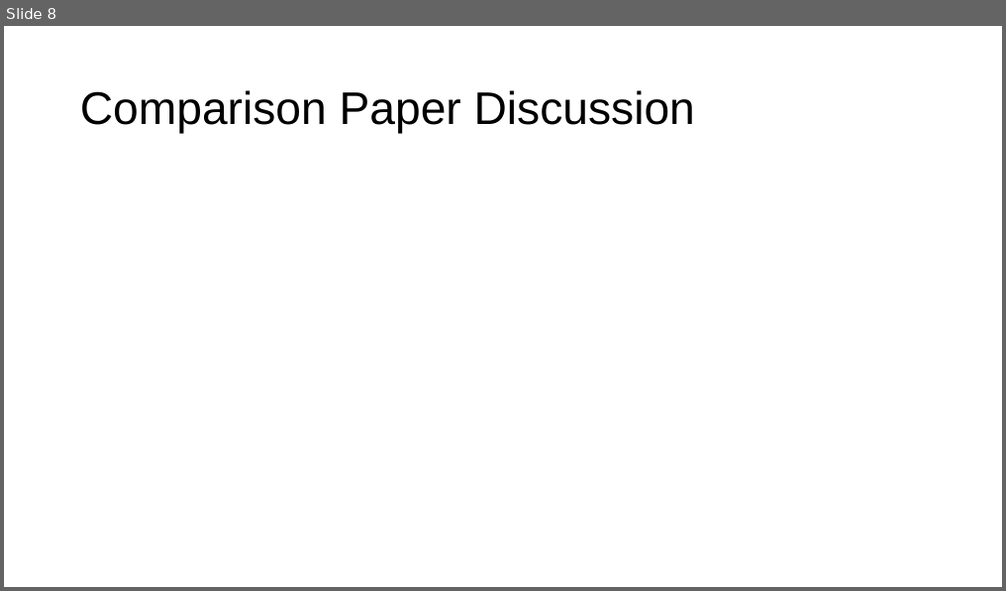
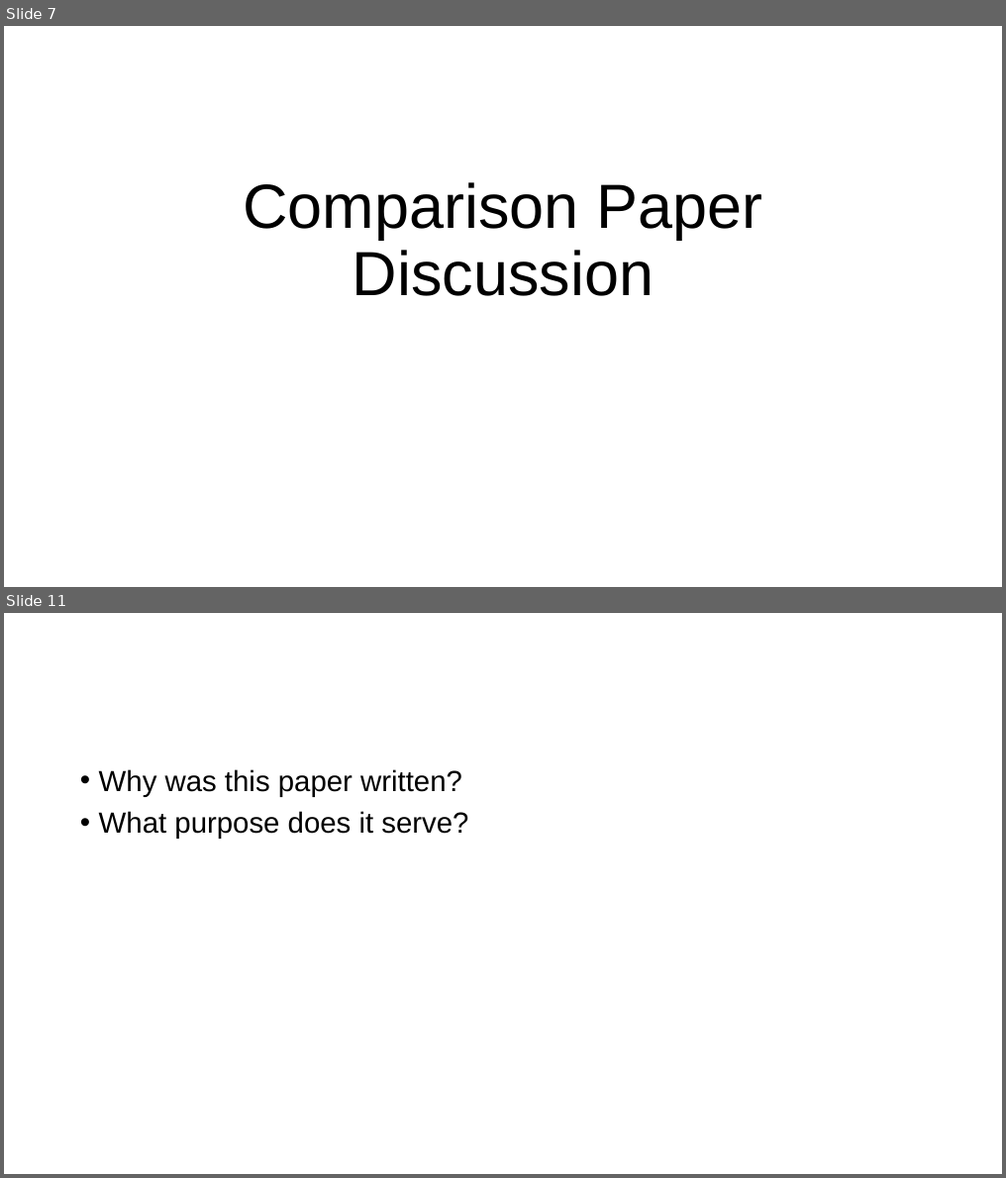
Before and after one commit to columbiaviz/columbiaviz.github.io, a slide deck: 2020s_w6998/lecs/05_tasks.pptx. Shown one above the other, each under a label of ours: slide 8 before the commit, slides 7 and 11 after it; the slides between them are not shown. The pictures are 1006x591 and 1006x1178 pixels, drawn with LibreOffice and Linux fonts; fonts in the diff are those of the drawing. Boxes give left, top, right and bottom in pixels: in the first picture for what was removed or moved away, otherwise in the second. Text is boxed around its words. In the diff, an @@ line names an element or a change of style, - is before the commit and + after.

```diff
--- a/2020s_w6998/lecs/05_tasks.pptx
+++ b/2020s_w6998/lecs/05_tasks.pptx
@@ slide 11 added at (4, 613, 1002, 1174), background #FFFFFF @@
@@ text added at (99, 769, 468, 839), 28 pt, text #000000 @@
+• Why was this paper written?
+• What purpose does it serve?
@@ what was slide 8 is now slide 7 @@
@@ slide 7 changed as well @@
@@ title "Comparison Paper Discussion": place and size @@
-title "Comparison Paper Discussion" at (80, 90, 695, 134)
+title "Comparison Paper Discussion" at (243, 182, 762, 296)
@@ title "Comparison Paper Discussion" at (243, 182, 762, 296): size 44 to 60 pt; alignment left to centre; vertical alignment middle to bottom @@
```
Also in this commit, not shown: 2 other slides changed, 8 other slides added, 5 slides removed.
